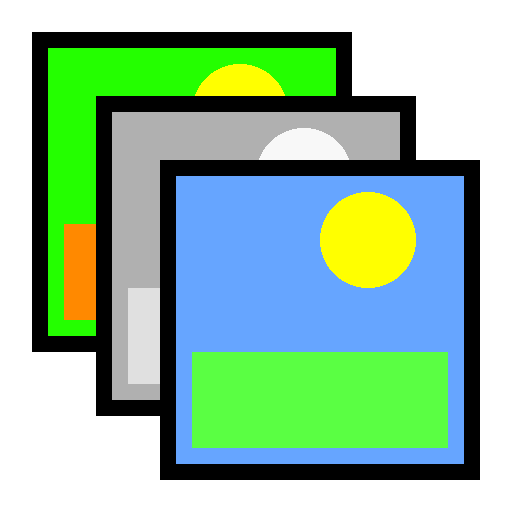
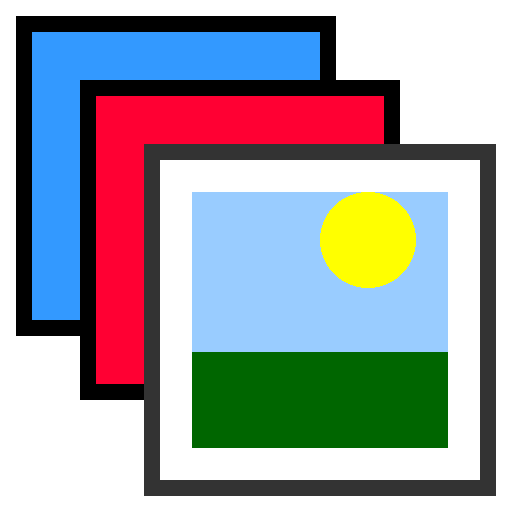
Two versions of the same layered image (512 x 512). Layer-by-layer changes:
painted on "Ebene #3" over [144, 144, 496, 496]
painted on "Ebene #2" over [80, 80, 416, 416]
painted on "Ebene #1" over [16, 16, 352, 352]
